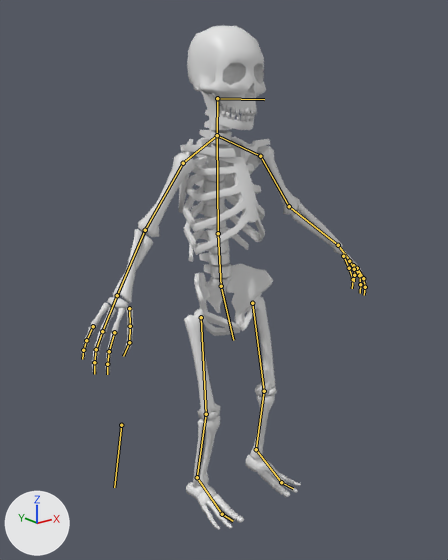
Two versions of the Blender file Assets/Blends/char-skeleton.blend, one commit apart.
One viewpoint serves both versions: a camera (50 mm lens) standing at (-1.521, -1.866, 0.738) and looking at (-0.068, -0.05, 0.011). Arrows for +X, +Y and +Z are at lower left; the lights stay in place. The bones that bend it are drawn over the model as lines.

Names of what the first picture shows: 'char-skeleton'.
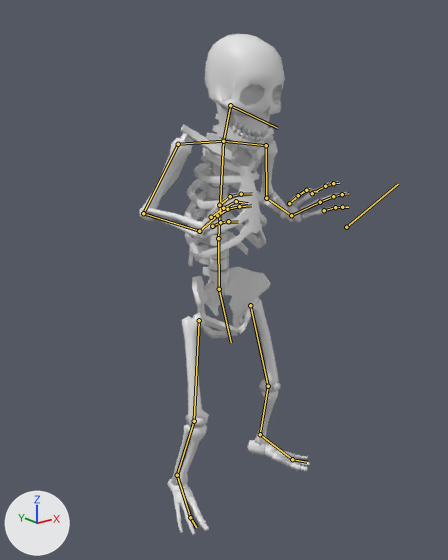
The newer file adds an action. The first version stands in its rest pose; the second is drawn at frame 3 of the action 'Char Skeleton Hurt'.

Location of each change, [x1, y1, x2, y2] in pixels of the pictures (448 x 560 px):
'char-skeleton', posed (26% narrower): before [81, 26, 367, 529]; after [139, 34, 349, 535]
bone 'hips', root to tip: before (221, 286) to (233, 340); after (219, 289) to (231, 342)
bone 'spine', root to tip: before (221, 286) to (218, 233); after (219, 289) to (218, 238)
bone 'ribs', root to tip: before (218, 233) to (217, 135); after (218, 238) to (223, 141)
bone 'neck', root to tip: before (217, 135) to (217, 98); after (223, 141) to (230, 105)
bone 'head', root to tip: before (217, 98) to (264, 99); after (230, 105) to (277, 128)
bone 'shoulder l', root to tip: before (217, 135) to (260, 156); after (223, 141) to (266, 145)
bone 'shoulder r', root to tip: before (217, 135) to (183, 163); after (223, 141) to (178, 144)

The edits, one by one:
Bone 'hand ctrl l' (bone_hand_ctrl_l) moves from (0.0, 0.0, 0.0) to (0.186, -0.338, -0.096).
Bone 'hand ctrl l' (bone_hand_ctrl_l) turns from (0, 0, 0) to (57, -4, -96) degrees about its own x, y and z.
Bone 'foot ctrl l' (bone_foot_ctrl_l) moves from (0.0, 0.0, 0.0) to (-0.099, -0.078, -0.034).
Bone 'foot ctrl l' (bone_foot_ctrl_l) turns from (0, 0, 0) to (-5, -9, 24) degrees about its own x, y and z.
Bone 'leg target l' (bone_leg_target_l) moves from (0.0, 0.0, 0.0) to (0.078, 0.013, 0.026).
Bone 'arm target l' (bone_arm_target_l) moves from (0.0, 0.0, 0.0) to (0.067, 0.086, 0.093).
Bone 'hips' (bone_hips) moves from (0.0, 0.0, 0.0) to (0.0, 0.011, -0.02).
Bone 'hips' (bone_hips) turns from (0, 0, 0) to (-1, 0, 1) degrees about its own x, y and z.
Bone 'spine' (bone_spine) turns from (0, 0, 0) to (8, -1, 2) degrees about its own x, y and z.
Bone 'ribs' (bone_ribs) turns from (0, 0, 0) to (5, 0, 0) degrees about its own x, y and z.
Bone 'neck' (bone_neck) turns from (0, 0, 0) to (10, 0, -1) degrees about its own x, y and z.
Bone 'head' (bone_head) turns from (0, 0, 0) to (-15, 0, 0) degrees about its own x, y and z.
Bone 'shoulder l' (bone_shoulder_l) turns from (0, 0, 0) to (17, -3, 9) degrees about its own x, y and z.
Bone 'shoulder r' (bone_shoulder_r) turns from (0, 0, 0) to (24, 3, -10) degrees about its own x, y and z.
Bone 'hand ctrl r' (bone_hand_ctrl_r) moves from (0.0, 0.0, 0.0) to (-0.193, -0.299, -0.024).
Bone 'hand ctrl r' (bone_hand_ctrl_r) turns from (0, 0, 0) to (46, -8, 98) degrees about its own x, y and z.
Bone 'foot ctrl r' (bone_foot_ctrl_r) moves from (0.0, 0.0, 0.0) to (0.064, -0.054, -0.016).
Bone 'foot ctrl r' (bone_foot_ctrl_r) turns from (0, 0, 0) to (-6, 6, -14) degrees about its own x, y and z.
Bone 'leg target r' (bone_leg_target_r) moves from (0.0, 0.0, 0.0) to (-0.089, -0.001, 0.045).
Bone 'arm target r' (bone_arm_target_r) moves from (0.0, 0.0, 0.0) to (-0.033, 0.082, 0.131).
